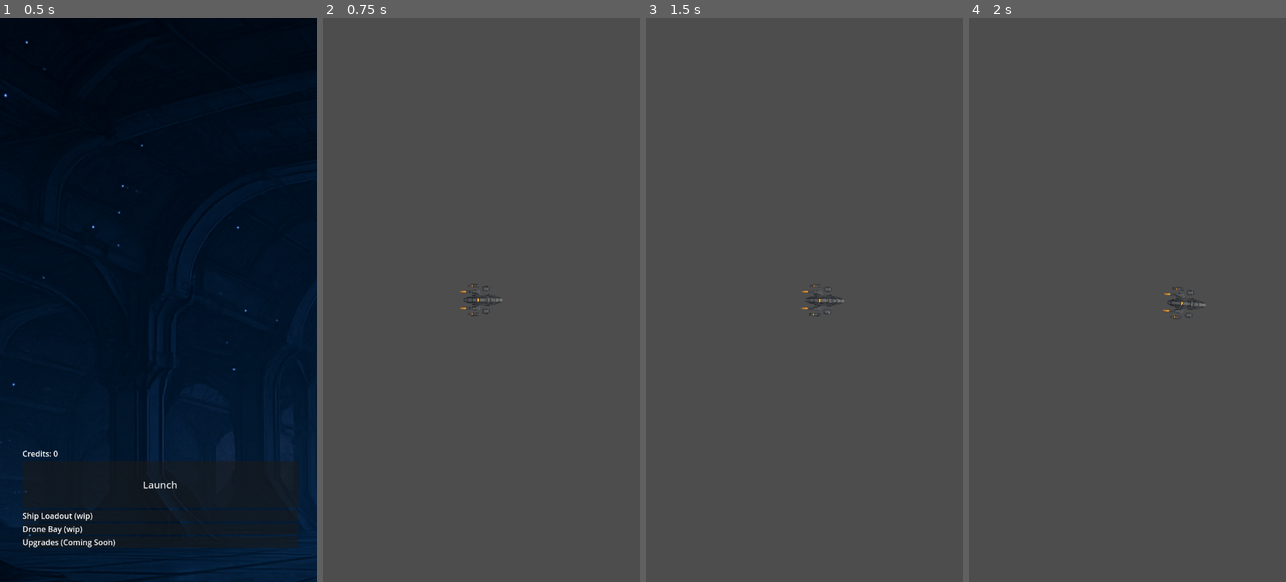
Above: before the commit, frames 1-4 (left to right).
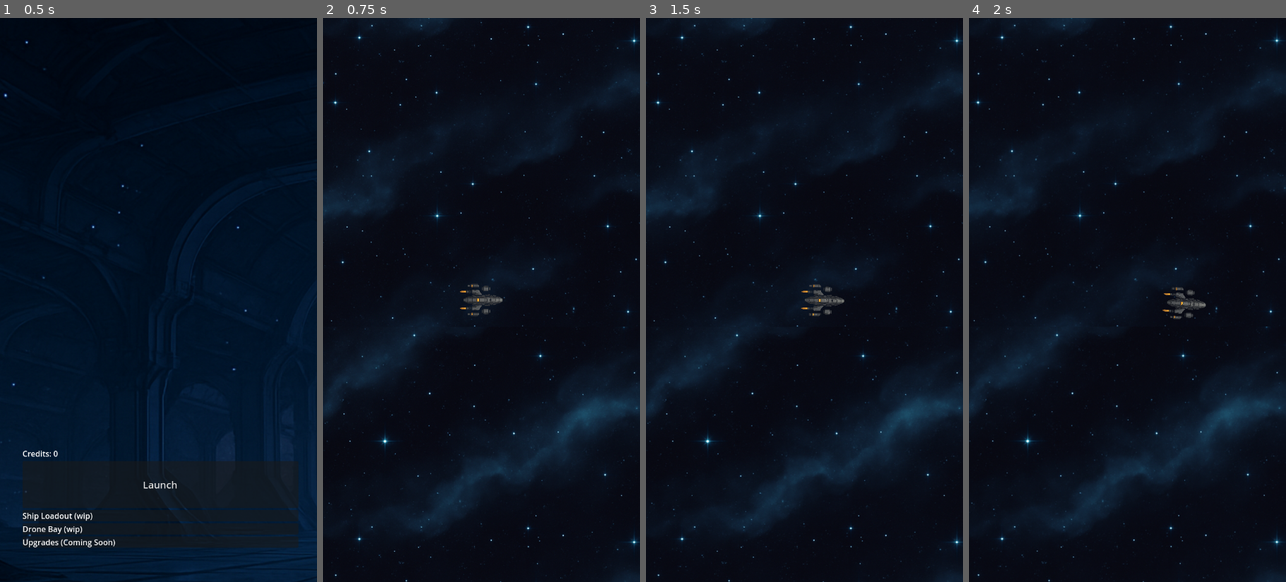
Above: after the commit, the same moments.

Repository: samjhill/echo-sector
Game: Godot game, scene res://hangar.tscn
Same seed, same stepped clock (60 frames per second), same inputs: the game is played once before the commit and once after it.
Inputs (mouse positions are in pixels of both pictures, inside the frame that each line leads up to):
- Up to frame 1 (0.5 s): no input
- Up to frame 2 (0.75 s): click "Launch" at 0.5 s
- Up to frame 3 (1.5 s): tap Enter at 1.25 s; move the mouse to (874, 271) at 1.27 s; hold Right (ui_right) from 1.28 s (still down); click (874, 271) at 1.42 s
- Up to frame 4 (2 s): keep holding Right (ui_right)

Frame 1 is identical in both runs. In frame 2, 100% of the frame differs, in the area x 0-100%, y 0-100%; in frame 3, 100%; in frame 4, 100%.

Commit message:
debugging the mobile tap issue

Diff:
--- a/node_2d.tscn
+++ b/node_2d.tscn
@@ -21,13 +21,13 @@
 
 [node name="Enemy" parent="." instance=ExtResource("2_epypp")]
 visible = false
+z_index = 1
 
 [node name="AbyssManager" type="Node" parent="."]
 script = ExtResource("5_q6r6c")
 exit_gate_scene = ExtResource("6_kdubu")
 
 [node name="ParallaxBackground" type="ParallaxBackground" parent="."]
-visible = false
 
 [node name="ParallaxLayer" type="ParallaxLayer" parent="ParallaxBackground"]
 motion_scale = Vector2(0.3, 0.3)
Not shown, changed: index.html
Not shown, changed: index.js
Not shown, changed: index.pck
Not shown, changed: index.wasm
